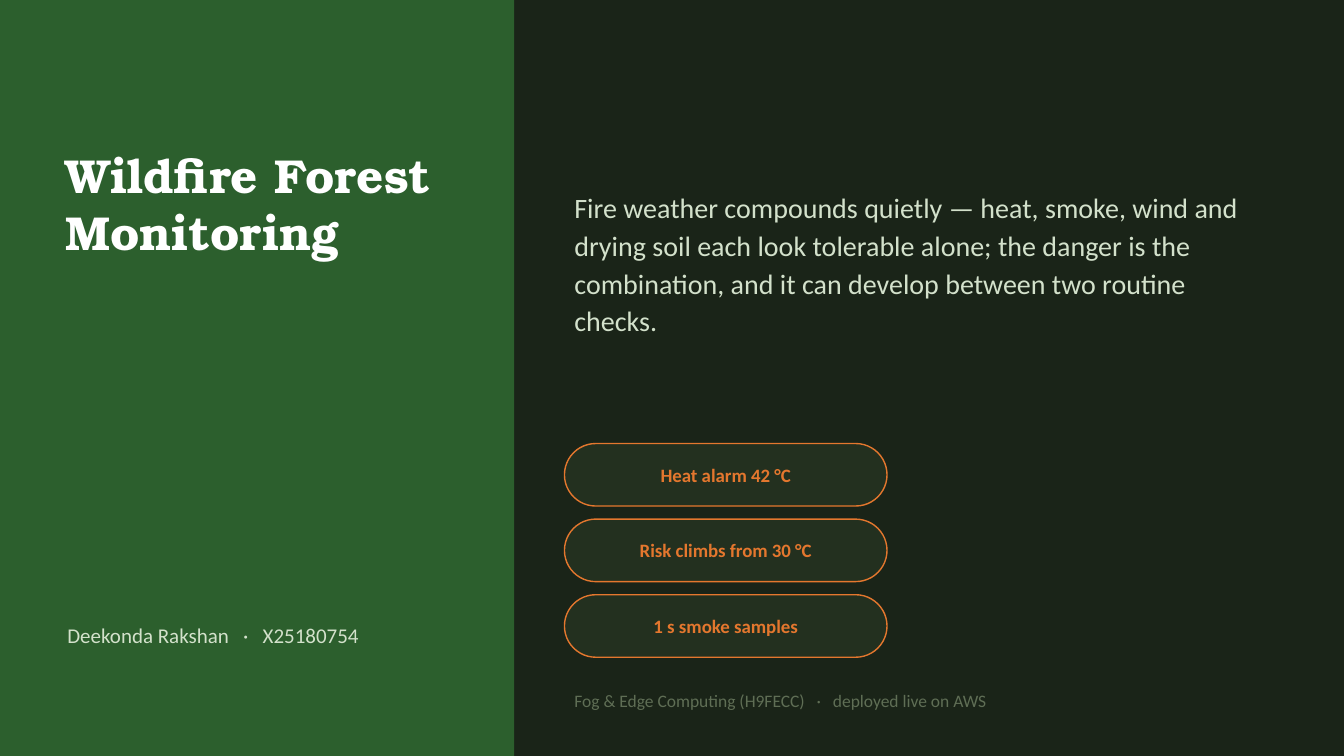
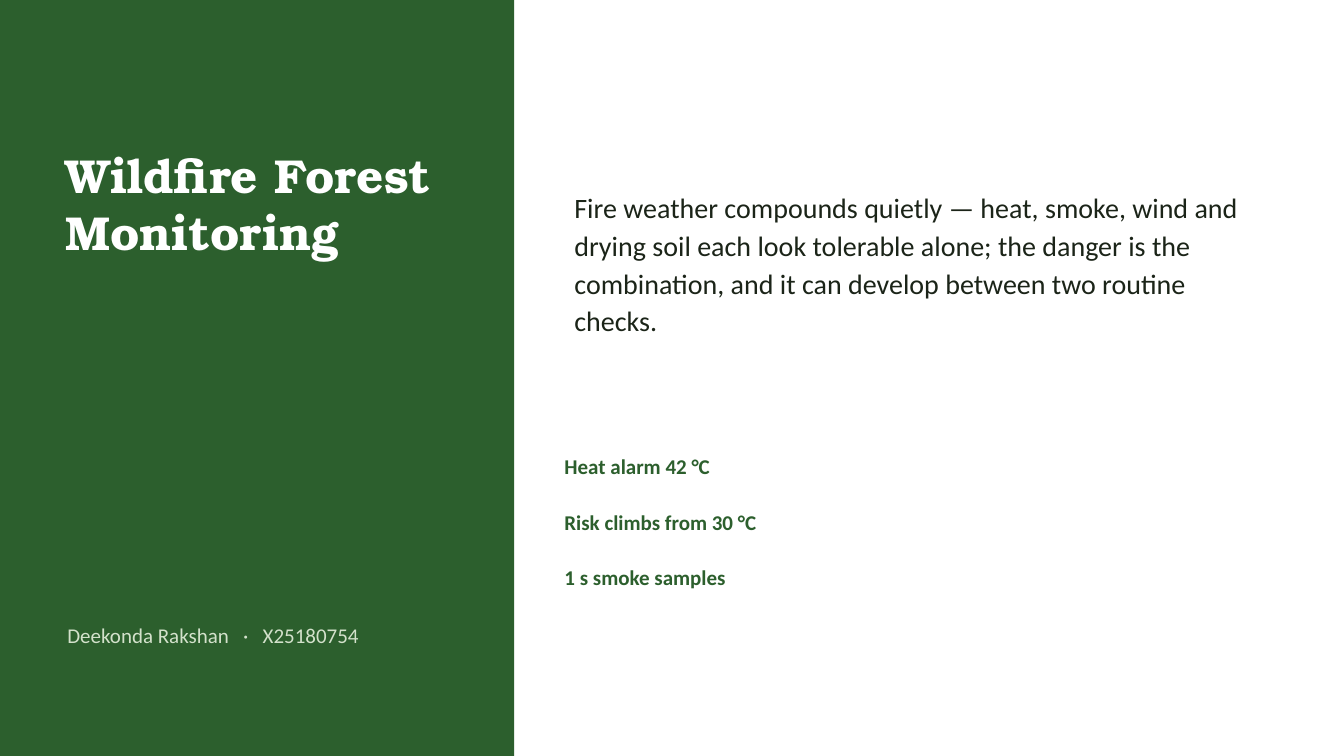
Before and after one commit to valletivarish/FEC_version_2, a slide deck: slide 1 of ppt/DeekondaRakshan_X25180754_wildfire-forest-monitoring.pptx. Drawn at 1344x756 pixels with LibreOffice and Linux fonts; fonts in the diff are those of the drawing. Boxes give left, top, right and bottom in pixels: in the first picture for what was removed or moved away, otherwise in the second. Text is boxed around its words. In the diff, an @@ line names an element or a change of style, - is before the commit and + after.

Commit message:
Vary the cover text/theme so title slides stop looking alike
The covers shared a dark theme, identical amber pill chips, and an identical
footer line -- so they read as one template. Now: removed the repeated footer
(the brief's slide-1 spec is only project name + name + one-line problem); mixed
light and dark cover themes (8 light / 18 dark); and gave the motivation cues
four interchangeable styles (outlined pills / solid chips / inline tag line /
stat-square markers) with per-deck accent colours. Accent TEXT is forced bright
on dark and dark-green on light for guaranteed contrast. All 26 validate and
render clean; 52 files re-staged in tmp/.

```diff
--- a/ppt/DeekondaRakshan_X25180754_wildfire-forest-monitoring.pptx
+++ b/ppt/DeekondaRakshan_X25180754_wildfire-forest-monitoring.pptx
@@ background #1A2418 to #FFFFFF @@
@@ text "Fire weather compounds quietly — ..." at [574,198,1238,332]: text colour #D3E1CB to #1B2418 @@
@@ rounded rectangle removed at [565,444,887,506] @@
@@ text "Risk climbs from 30 °C": place and size @@
-text "Risk climbs from 30 °C" at [640,543,811,557]
+text "Risk climbs from 30 °C" at [564,515,756,530]
@@ rounded rectangle removed at [565,519,887,582] @@
@@ size 13.5 to 15 pt, text colour #E4772E to #2C5F2D; alignment centre to left in 3 elements at [564,459,710,474], [564,515,756,530], [564,570,725,589] @@
@@ text "1 s smoke samples": place and size @@
-text "1 s smoke samples" at [653,619,798,636]
+text "1 s smoke samples" at [564,570,725,589]
@@ rounded rectangle removed at [565,595,887,657] @@
@@ text removed at [574,695,986,710] @@
-Fog & Edge Computing (H9FECC) · deployed live on AWS
```
Also in this commit, not shown: 25 other files.
